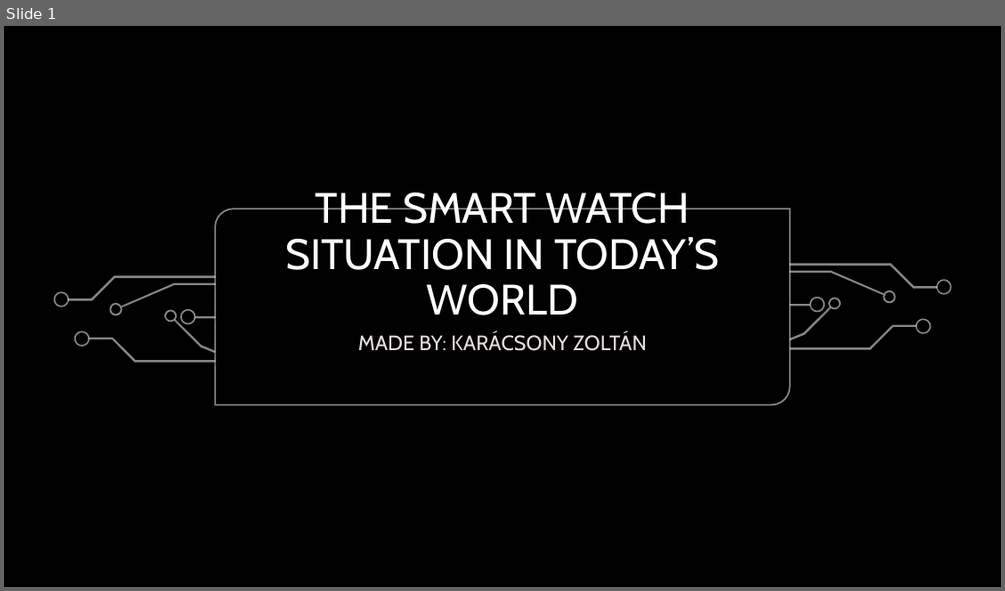
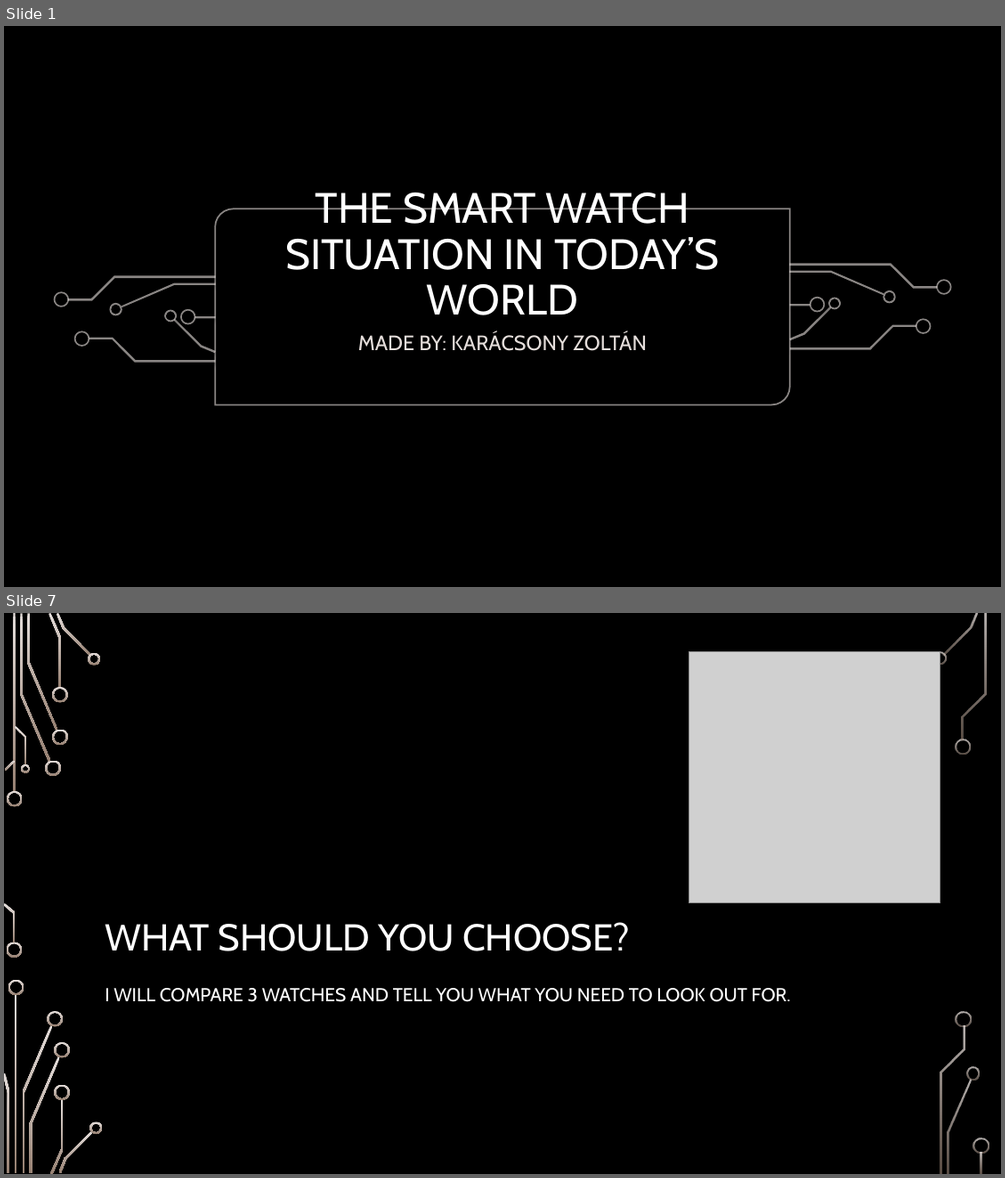
Before and after one commit to Tenebraacs/2023tanev, a slide deck: szakmai_angol/The smartwatch situation in today’s world.pptx. Shown one above the other, each under a label of ours: slide 1 before the commit, slides 1 and 7 after it; the slides between them are not shown. The pictures are 1005x591 and 1005x1178 pixels, drawn with LibreOffice and Linux fonts; fonts in the diff are those of the drawing; grey boxes stand for pictures; background and template pictures are left out. Boxes give left, top, right and bottom in pixels: in the first picture for what was removed or moved away, otherwise in the second. Text is boxed around its words. In the diff, an @@ line names an element or a change of style, - is before the commit and + after.

```diff
--- a/szakmai_angol/The smartwatch situation in today’s world.pptx
+++ b/szakmai_angol/The smartwatch situation in today’s world.pptx
@@ slide 7 added at [4,613,1001,1174], background picture (left out) @@
@@ picture added at [689,652,940,903] @@
@@ title added at [105,922,630,951], 36 pt, text #FFFFFF @@
+WHAT SHOULD YOU CHOOSE?
@@ text added at [105,988,791,1002], 18 pt, text #FFFFFF @@
+I WILL COMPARE 3 WATCHES AND TELL YOU WHAT YOU NEED TO LOOK OUT FOR.
@@ group added at [4,613,989,1174]: 33 freeform shapes, 3 rectangles @@
```
Also in this commit, not shown: 9 other slides added, 1 slide removed, 2 other files.
